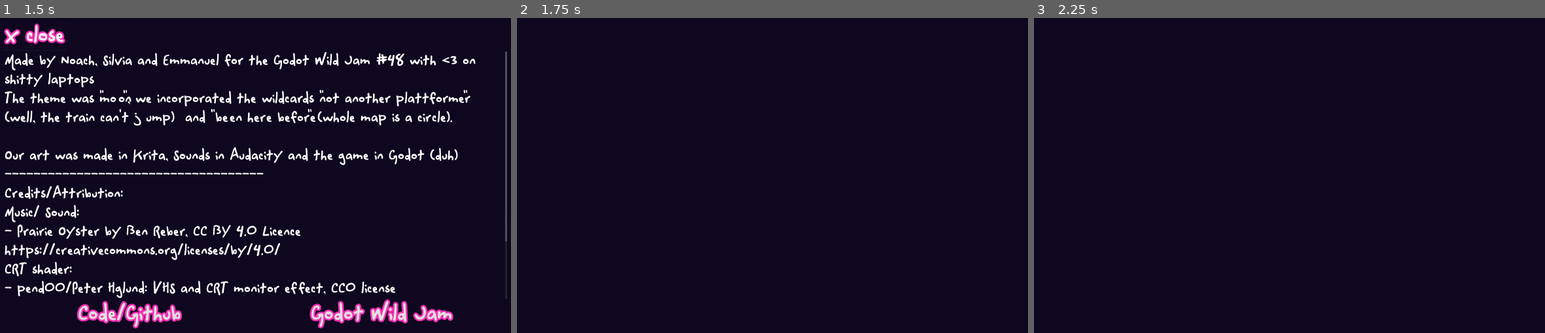
Above: before the commit, frames 1-3 (left to right).
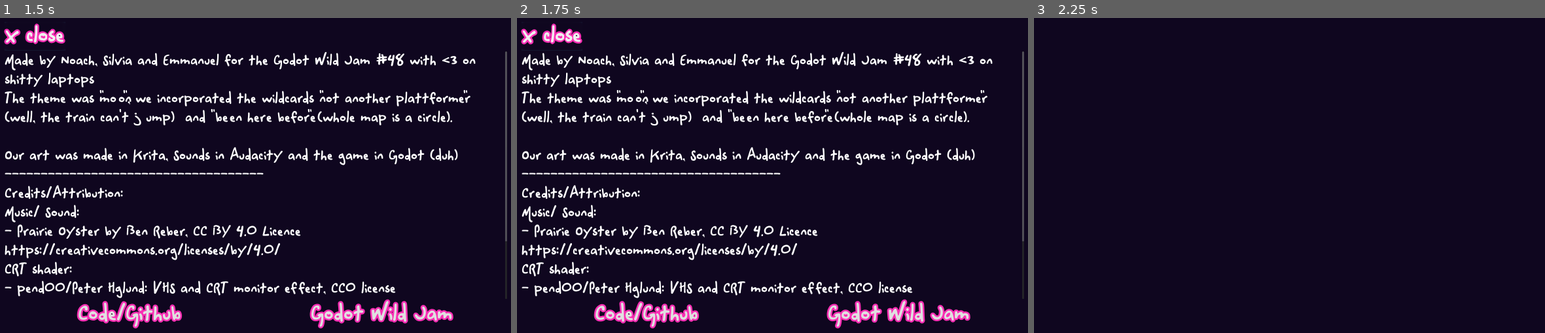
Above: after the commit, the same moments.

Repository: emmdie/MoonGame
Game: Godot game, scene res://scene/UI/aboutpage.tscn
Two runs of this game, one before a commit and one after it. Both use one fixed random seed, a clock stepped at 60 frames per second and the inputs below. This scene is started directly instead of the project's main scene.
Inputs (mouse positions are in pixels of both pictures, inside the frame that each line leads up to):
- Up to frame 1 (1.5 s): click "Godot Wild Jam" at 0.5 s; tap Enter (ui_accept) at 1.25 s; move the mouse to (373, 159) at 1.27 s; hold W (speed_up) from 1.28 s (still down); click (373, 159) at 1.35 s
- Up to frame 2 (1.75 s): keep holding W (speed_up); tap Enter (ui_accept) at 1.52 s
- Up to frame 3 (2.25 s): move the mouse to (1187, 191) at 2.02 s; release W (speed_up) at 2.03 s; hold Down (speed_down) from 2.03 s (still down); tap 1 (select_cart1) at 2.1 s

Frame 1 is identical in both runs. In frame 2, 11% of the frame differs, in the area x 0-100%, y 1-99%; in frame 3, nothing differs.

Commit message:
added audio

Diff:
--- a/GameOverScreen.gd
+++ b/GameOverScreen.gd
@@ -15,4 +15,6 @@
 
 
 func _on_return_pressed():
+	$ButtonClicked.play()
+	yield(get_tree().create_timer(0.15), "timeout")
 	emit_signal("restart")
--- a/GameOverScreen.tscn
+++ b/GameOverScreen.tscn
@@ -1,7 +1,8 @@
-[gd_scene load_steps=5 format=2]
+[gd_scene load_steps=6 format=2]
 
 [ext_resource path="res://assets/font/SpaceCowboy-6RXg.ttf" type="DynamicFontData" id=1]
 [ext_resource path="res://GameOverScreen.gd" type="Script" id=2]
+[ext_resource path="res://assets/soundEffects/MenuClick.wav" type="AudioStream" id=3]
 
 [sub_resource type="DynamicFont" id=7]
 size = 150
@@ -46,4 +47,8 @@
 text = "Return"
 flat = true
 
+[node name="ButtonClicked" type="AudioStreamPlayer" parent="."]
+pause_mode = 2
+stream = ExtResource( 3 )
+
 [connection signal="pressed" from="return" to="." method="_on_return_pressed"]
--- a/TrainControl.gd
+++ b/TrainControl.gd
@@ -11,11 +11,11 @@
 func _process(delta):
 	currentSpeed = updateCurrentSpeed(delta)
 	$RotationalCenter.rotation += currentSpeed * delta
+	$ChaftiChafti.pitch_scale = gear * 0.4
 	if (Input.is_action_just_pressed("speed_up")):
 		gearUp()
 	if(Input.is_action_just_pressed("speed_down")):
 		gearDown()
-
 	if(Input.is_action_just_pressed("select_cart1")):
 		if(cart1.enabled==true):
 			deselectAllCarts()
@@ -50,18 +50,20 @@
 	cart5.setEnabled(false)
 	deselectAllCarts()
 	cart1.select(true)
-
+	$ChaftiChafti.play()
 
 #takes -1 or 1 as parameter
 func gearDown():
 	if(!(gear==-3)):
 		gear = gear -1
 		emit_signal("gearChanged", gear)
+		$LeverChanged.play()
+
 func gearUp():
 	if(!(gear==3)):
 		gear=gear+1
+		$LeverChanged.play()
 	emit_signal("gearChanged", gear)
-
 
 func updateCurrentSpeed(delta):
 	var targetSpeed = gear*0.25
--- a/ZeppelinControll.gd
+++ b/ZeppelinControll.gd
@@ -13,8 +13,7 @@
 func start():
 	$SpawnTimer.start()
 
-func change_spawn_intervall(sec):
-	$SpawnTimer.wait_time = sec
+
 
 func _on_SpawnTimer_timeout():
 	var zeppellin = zeppelin_scene.instance()
--- /dev/null
+++ b/default_bus_layout.tres
@@ -0,0 +1,63 @@
+[gd_resource type="AudioBusLayout" format=2]
+
+[resource]
+bus/1/name = "Music"
+bus/1/solo = false
+bus/1/mute = false
+bus/1/bypass_fx = false
+bus/1/volume_db = -2.91905
+bus/1/send = "Master"
+bus/2/name = "Soundeffects"
+bus/2/solo = false
+bus/2/mute = false
+bus/2/bypass_fx = false
+bus/2/volume_db = 0.0
+bus/2/send = "Master"
+bus/3/name = "OutOfBullets"
+bus/3/solo = false
+bus/3/mute = false
+bus/3/bypass_fx = false
+bus/3/volume_db = 5.22674
+bus/3/send = "Soundeffects"
+bus/4/name = "Reloding"
+bus/4/solo = false
+bus/4/mute = false
+bus/4/bypass_fx = false
+bus/4/volume_db = -2.51026
+bus/4/send = "Soundeffects"
+bus/5/name = "RatDeath"
+bus/5/solo = false
+bus/5/mute = false
+bus/5/bypass_fx = false
+bus/5/volume_db = 5.82224
+bus/5/send = "Soundeffects"
+bus/6/name = "Rockets"
+bus/6/solo = false
+bus/6/mute = false
+bus/6/bypass_fx = false
+bus/6/volume_db = -3.54298
+bus/6/send = "Soundeffects"
+bus/7/name = "Bullets"
+bus/7/solo = false
+bus/7/mute = false
+bus/7/bypass_fx = false
+bus/7/volume_db = 3.2425
+bus/7/send = "Soundeffects"
+bus/8/name = "TrainHit"
+bus/8/solo = false
+bus/8/mute = false
+bus/8/bypass_fx = false
+bus/8/volume_db = 5.02676
+bus/8/send = "Soundeffects"
+bus/9/name = "MoonHit"
+bus/9/solo = false
+bus/9/mute = false
+bus/9/bypass_fx = false
+bus/9/volume_db = -5.04224
+bus/9/send = "Soundeffects"
+bus/10/name = "Train"
+bus/10/solo = false
+bus/10/mute = false
+bus/10/bypass_fx = false
+bus/10/volume_db = 0.0
+bus/10/send = "Soundeffects"
--- a/scene/Levels/Level.gd
+++ b/scene/Levels/Level.gd
@@ -48,6 +48,8 @@
 	get_tree().call_group("mice", "queue_free")
 	$GameOverScreen/GameOverScore.text = "Score: "+str(score)
 	$GameOverScreen.show()
+	$Music.stop()
+	$GameOverSound.play()
 	$UI/ScoreLabel.hide()
 	get_tree().paused = true
 
@@ -76,6 +78,7 @@
 	else:
 		moon_health -= 10
 		$UI/MoonHealthBar.value = moon_health
+		$MoonHit.play()
 
 
 
@@ -89,6 +92,7 @@
 
 
 func _on_TrainControl_train_damaged():
+	$RatHittingTrain.play()
 	if train_health == 0:
 		game_over()
 	else:
@@ -105,8 +109,8 @@
 	textbox.queue_text("Imagine a life without the moon... No more tides")
 	textbox.queue_text("Try moving it a bit with W/S or the arrow buttons")
 	updateCartLabels()
-	mouseTimer.paused = true
-	zeppelinTimer.paused = true
+	#mouseTimer.paused = true
+	#zeppelinTimer.paused = true
 
 
 
--- a/scene/Levels/Level.tscn
+++ b/scene/Levels/Level.tscn
@@ -21,6 +21,9 @@
 [ext_resource path="res://assets/art/UI/moonHealthBar/smallMoon.png" type="Texture" id=19]
 [ext_resource path="res://scene/UI/CartOverview.tscn" type="PackedScene" id=20]
 [ext_resource path="res://ZeppelinControll.tscn" type="PackedScene" id=21]
+[ext_resource path="res://assets/soundEffects/RatHittingTrain.wav" type="AudioStream" id=22]
+[ext_resource path="res://assets/soundEffects/ThisGameIsOver.wav" type="AudioStream" id=23]
+[ext_resource path="res://assets/soundEffects/mouseChomping.wav" type="AudioStream" id=24]
 
 [sub_resource type="Shader" id=4]
 code = "/*
@@ -396,13 +399,28 @@
 visible = false
 show_behind_parent = true
 
-[node name="AudioStreamPlayer" type="AudioStreamPlayer" parent="."]
-stream = ExtResource( 14 )
-autoplay = true
-
 [node name="Textbox" parent="." instance=ExtResource( 16 )]
 pause_mode = 2
 layer = -1
+
+[node name="RatHittingTrain" type="AudioStreamPlayer" parent="."]
+stream = ExtResource( 22 )
+bus = "TrainHit"
+
+[node name="Music" type="AudioStreamPlayer" parent="."]
+pause_mode = 2
+stream = ExtResource( 14 )
+autoplay = true
+bus = "Music"
+
+[node name="GameOverSound" type="AudioStreamPlayer" parent="."]
+pause_mode = 2
+stream = ExtResource( 23 )
+bus = "Music"
+
+[node name="MoonHit" type="AudioStreamPlayer" parent="."]
+stream = ExtResource( 24 )
+bus = "MoonHit"
 
 [connection signal="mouse_hit" from="Moon" to="." method="_on_Moon_mouse_hit"]
 [connection signal="TrainCart_weapon_shot_mouse" from="Moon/TrainControl" to="." method="_on_TrainControl_TrainCart_weapon_shot_mouse"]
--- a/scene/Train/TrainCart.tscn
+++ b/scene/Train/TrainCart.tscn
@@ -26,4 +26,5 @@
 [node name="AnimatedSprite" type="AnimatedSprite" parent="."]
 scale = Vector2( 0.25, 0.25 )
 frames = SubResource( 2 )
+frame = 1
 playing = true
--- a/scene/Train/TrainControl.tscn
+++ b/scene/Train/TrainControl.tscn
@@ -1,8 +1,10 @@
-[gd_scene load_steps=4 format=2]
+[gd_scene load_steps=6 format=2]
 
 [ext_resource path="res://TrainControl.gd" type="Script" id=1]
 [ext_resource path="res://scene/Train/locomotive.tscn" type="PackedScene" id=2]
 [ext_resource path="res://scene/Train/TrainCart.tscn" type="PackedScene" id=3]
+[ext_resource path="res://assets/soundEffects/SpeedLever.wav" type="AudioStream" id=4]
+[ext_resource path="res://assets/soundEffects/Train.wav" type="AudioStream" id=5]
 
 [node name="TrainControl" type="Node2D"]
 script = ExtResource( 1 )
@@ -33,8 +35,15 @@
 position = Vector2( -360, 80 )
 rotation = -1.79769
 
+[node name="LeverChanged" type="AudioStreamPlayer" parent="."]
+stream = ExtResource( 4 )
+
+[node name="ChaftiChafti" type="AudioStreamPlayer" parent="."]
+stream = ExtResource( 5 )
+bus = "Train"
+
+[connection signal="damaged" from="RotationalCenter/locomotive" to="." method="_on_TrainCart_cart_damaged"]
 [connection signal="damaged" from="RotationalCenter/locomotive" to="." method="_on_locomotive_damaged"]
-[connection signal="damaged" from="RotationalCenter/locomotive" to="." method="_on_TrainCart_cart_damaged"]
 [connection signal="cart_damaged" from="RotationalCenter/TrainCart1" to="." method="_on_TrainCart_cart_damaged"]
 [connection signal="weapon_hit_mouse" from="RotationalCenter/TrainCart1" to="." method="_on_TrainCart_weapon_hit_mouse"]
 [connection signal="cart_damaged" from="RotationalCenter/TrainCart2" to="." method="_on_TrainCart_cart_damaged"]
--- a/scene/Train/Turrets/Shooter/MineLauncher.tscn
+++ b/scene/Train/Turrets/Shooter/MineLauncher.tscn
@@ -1,9 +1,12 @@
-[gd_scene load_steps=6 format=2]
+[gd_scene load_steps=9 format=2]
 
 [ext_resource path="res://scene/Train/Turrets/Shooter/ShooterT1.gd" type="Script" id=1]
 [ext_resource path="res://scene/Train/Turrets/Shooter/Projectiles/Mine.tscn" type="PackedScene" id=2]
 [ext_resource path="res://assets/art/Train/Turrets/minebarrel.png" type="Texture" id=3]
 [ext_resource path="res://assets/art/Train/Turrets/mineLauncher.png" type="Texture" id=4]
+[ext_resource path="res://assets/soundEffects/NoAmmo.wav" type="AudioStream" id=5]
+[ext_resource path="res://assets/soundEffects/ReloadingAmmo.wav" type="AudioStream" id=6]
+[ext_resource path="res://assets/soundEffects/RatDeath.wav" type="AudioStream" id=7]
 
 [sub_resource type="CapsuleShape2D" id=1]
 radius = 25.9998
@@ -55,3 +58,15 @@
 position = Vector2( 2, 56 )
 rotation = 1.5708
 shape = SubResource( 1 )
+
+[node name="OutOfBullets" type="AudioStreamPlayer" parent="."]
+stream = ExtResource( 5 )
+bus = "OutOfBullets"
+
+[node name="Reloading" type="AudioStreamPlayer" parent="."]
+stream = ExtResource( 6 )
+bus = "Reloding"
+
+[node name="RatDeath" type="AudioStreamPlayer" parent="."]
+stream = ExtResource( 7 )
+bus = "RatDeath"
--- a/scene/Train/Turrets/Shooter/Projectiles/Bullet.gd
+++ b/scene/Train/Turrets/Shooter/Projectiles/Bullet.gd
@@ -12,11 +12,13 @@
 func _ready():
 	$VisibilityNotifier2D.connect("viewport_exited", self, "_on_VisibilityNotifier2D_viewport_exited")
 	connect("body_entered", self, "_on_Bullet_body_entered")
+	$ShotSound.play()
 
 func _on_Bullet_body_entered(body):
 	if body.is_in_group("mice"):
 		emit_signal("hit_mouse")
 		body.queue_free()
+		$MouseDeath.play()
 	queue_free()
 
 func _on_VisibilityNotifier2D_viewport_exited(_viewport):
--- a/scene/Train/Turrets/Shooter/Projectiles/Bullet.tscn
+++ b/scene/Train/Turrets/Shooter/Projectiles/Bullet.tscn
@@ -1,7 +1,9 @@
-[gd_scene load_steps=4 format=2]
+[gd_scene load_steps=6 format=2]
 
 [ext_resource path="res://scene/environment/icon.png" type="Texture" id=1]
 [ext_resource path="res://scene/Train/Turrets/Shooter/Projectiles/Bullet.gd" type="Script" id=2]
+[ext_resource path="res://assets/soundEffects/FireBullet.wav" type="AudioStream" id=3]
+[ext_resource path="res://assets/soundEffects/RatDeath.wav" type="AudioStream" id=4]
 
 [sub_resource type="RectangleShape2D" id=1]
 extents = Vector2( 7, 7 )
@@ -37,3 +39,10 @@
 spread = 43.35
 angular_velocity = -720.0
 scale_amount = 4.0
+
+[node name="ShotSound" type="AudioStreamPlayer" parent="."]
+stream = ExtResource( 3 )
+bus = "Bullets"
+
+[node name="MouseDeath" type="AudioStreamPlayer2D" parent="."]
+stream = ExtResource( 4 )
--- a/scene/Train/Turrets/Shooter/Projectiles/Mine.tscn
+++ b/scene/Train/Turrets/Shooter/Projectiles/Mine.tscn
@@ -1,7 +1,9 @@
-[gd_scene load_steps=4 format=2]
+[gd_scene load_steps=6 format=2]
 
 [ext_resource path="res://assets/art/Train/Turrets/bomb.png" type="Texture" id=1]
 [ext_resource path="res://scene/Train/Turrets/Shooter/Projectiles/Mine.gd" type="Script" id=2]
+[ext_resource path="res://assets/soundEffects/RatDeath.wav" type="AudioStream" id=3]
+[ext_resource path="res://assets/soundEffects/FireBullet.wav" type="AudioStream" id=4]
 
 [sub_resource type="RectangleShape2D" id=1]
 extents = Vector2( 12, 7 )
@@ -25,5 +27,11 @@
 
 [node name="Position2D2" type="Position2D" parent="."]
 
+[node name="MouseDeath" type="AudioStreamPlayer2D" parent="."]
+stream = ExtResource( 3 )
+
+[node name="ShotSound" type="AudioStreamPlayer" parent="."]
+stream = ExtResource( 4 )
+bus = "Bullets"
+
 [connection signal="body_entered" from="." to="." method="_on_Rocket_body_entered"]
-[connection signal="viewport_entered" from="VisibilityNotifier2D" to="." method="_on_VisibilityNotifier2D_viewport_entered"]
--- a/scene/Train/Turrets/Shooter/Projectiles/rocket.tscn
+++ b/scene/Train/Turrets/Shooter/Projectiles/rocket.tscn
@@ -1,7 +1,9 @@
-[gd_scene load_steps=4 format=2]
+[gd_scene load_steps=6 format=2]
 
 [ext_resource path="res://assets/art/Train/Turrets/rocket.png" type="Texture" id=1]
 [ext_resource path="res://scene/Train/Turrets/Shooter/Projectiles/rocket.gd" type="Script" id=2]
+[ext_resource path="res://assets/soundEffects/FireRocket.wav" type="AudioStream" id=3]
+[ext_resource path="res://assets/soundEffects/RatDeath.wav" type="AudioStream" id=4]
 
 [sub_resource type="RectangleShape2D" id=1]
 extents = Vector2( 12, 7 )
@@ -41,3 +43,10 @@
 initial_velocity = 321.1
 scale_amount = 8.0
 color = Color( 1, 0.760784, 0.235294, 1 )
+
+[node name="ShotSound" type="AudioStreamPlayer" parent="."]
+stream = ExtResource( 3 )
+bus = "Rockets"
+
+[node name="MouseDeath" type="AudioStreamPlayer2D" parent="."]
+stream = ExtResource( 4 )
--- a/scene/Train/Turrets/Shooter/ShooterT1.tscn
+++ b/scene/Train/Turrets/Shooter/ShooterT1.tscn
@@ -1,17 +1,20 @@
-[gd_scene load_steps=6 format=2]
+[gd_scene load_steps=9 format=2]
 
-[ext_resource path="res://scene/Train/Turrets/Shooter/ShooterT1.gd" type="Script" id=1]
-[ext_resource path="res://scene/Train/Turrets/Shooter/Projectiles/Bullet.tscn" type="PackedScene" id=2]
+[ext_resource path="res://scene/Train/Turrets/Shooter/Projectiles/Bullet.tscn" type="PackedScene" id=1]
+[ext_resource path="res://scene/Train/Turrets/Shooter/ShooterT1.gd" type="Script" id=2]
 [ext_resource path="res://assets/art/Train/Turrets/Turretbarrel.png" type="Texture" id=3]
 [ext_resource path="res://assets/art/Train/Turrets/turretbase.png" type="Texture" id=4]
+[ext_resource path="res://assets/soundEffects/NoAmmo.wav" type="AudioStream" id=5]
+[ext_resource path="res://assets/soundEffects/ReloadingAmmo.wav" type="AudioStream" id=6]
+[ext_resource path="res://assets/soundEffects/RatDeath.wav" type="AudioStream" id=7]
 
 [sub_resource type="CapsuleShape2D" id=1]
 radius = 20.0
 height = 40.0
 
 [node name="Node2D" type="Node2D"]
-script = ExtResource( 1 )
-Bullet = ExtResource( 2 )
+script = ExtResource( 2 )
+Bullet = ExtResource( 1 )
 
 [node name="Base" type="Sprite" parent="."]
 scale = Vector2( 0.3, 0.3 )
@@ -50,3 +53,15 @@
 position = Vector2( 0, 20 )
 rotation = 1.5708
 shape = SubResource( 1 )
+
+[node name="OutOfBullets" type="AudioStreamPlayer" parent="."]
+stream = ExtResource( 5 )
+bus = "OutOfBullets"
+
+[node name="Reloading" type="AudioStreamPlayer" parent="."]
+stream = ExtResource( 6 )
+bus = "Reloding"
+
+[node name="RatDeath" type="AudioStreamPlayer" parent="."]
+stream = ExtResource( 7 )
+bus = "RatDeath"
--- a/scene/Train/Turrets/Shooter/rocketlauncherT1.tscn
+++ b/scene/Train/Turrets/Shooter/rocketlauncherT1.tscn
@@ -1,9 +1,12 @@
-[gd_scene load_steps=6 format=2]
+[gd_scene load_steps=9 format=2]
 
 [ext_resource path="res://assets/art/Train/Turrets/rocket.png" type="Texture" id=1]
 [ext_resource path="res://assets/art/Train/Turrets/base2.kra.png" type="Texture" id=2]
 [ext_resource path="res://scene/Train/Turrets/Shooter/rocketlauncherT1.gd" type="Script" id=3]
 [ext_resource path="res://scene/Train/Turrets/Shooter/Projectiles/rocket.tscn" type="PackedScene" id=4]
+[ext_resource path="res://assets/soundEffects/NoAmmo.wav" type="AudioStream" id=5]
+[ext_resource path="res://assets/soundEffects/ReloadingAmmo.wav" type="AudioStream" id=6]
+[ext_resource path="res://assets/soundEffects/RatDeath.wav" type="AudioStream" id=7]
 
 [sub_resource type="CapsuleShape2D" id=1]
 radius = 49.9999
@@ -56,3 +59,15 @@
 position = Vector2( 0, 16.6667 )
 rotation = 1.5708
 shape = SubResource( 1 )
+
+[node name="OutOfBullets" type="AudioStreamPlayer" parent="."]
+stream = ExtResource( 5 )
+bus = "OutOfBullets"
+
+[node name="Reloading" type="AudioStreamPlayer" parent="."]
+stream = ExtResource( 6 )
+bus = "Reloding"
+
+[node name="RatDeath" type="AudioStreamPlayer" parent="."]
+stream = ExtResource( 7 )
+bus = "RatDeath"
--- a/scene/Train/Turrets/Turrets.gd
+++ b/scene/Train/Turrets/Turrets.gd
@@ -44,8 +44,11 @@
 		ammo =ammo- 1
 		if (ammo == 0&&!reloading):
 			reload()
+	else:
+		$OutOfBullets.play()
 
 func _on_Bullet_hit_mouse():
+	$RatDeath.play()
 	emit_signal("shot_mouse")
 
 func _on_Hitbox_body_entered(body):
@@ -58,6 +61,7 @@
 	selected = boolean
 
 func reload():
+	$Reloading.play()
 	reloading = true
 	var t = Timer.new()
 	t.set_wait_time(3)
--- a/scene/UI/MainMenu.gd
+++ b/scene/UI/MainMenu.gd
@@ -8,18 +8,22 @@
 	get_tree().paused = false
 
 func _on_ExitButton_pressed():
+	$ButtonClicked.play()
 	get_tree().quit()
 
 
 func _on_PlayButton_pressed():
+	$ButtonClicked.play()
 	get_tree().change_scene("res://scene/Levels/Level.tscn")
 
 
 func _on_AboutButton_pressed():
+	$ButtonClicked.play()
 	var aboutInstance = aboutScene.instance()
 	add_child(aboutInstance)
 
 
 func _on_SettingsButton_pressed():
+	$ButtonClicked.play()
 	var settingsInstance = settingsScene.instance()
 	add_child(settingsInstance)
--- a/scene/UI/MainMenu.tscn
+++ b/scene/UI/MainMenu.tscn
@@ -9,6 +9,7 @@
 [ext_resource path="res://scene/Train/locomotive.tscn" type="PackedScene" id=7]
 [ext_resource path="res://scene/Moons/Moon.tscn" type="PackedScene" id=8]
 [ext_resource path="res://assets/art/UI/GWJ-Full-Logo-noBG.svg" type="Texture" id=9]
+[ext_resource path="res://assets/soundEffects/MenuClick.wav" type="AudioStream" id=10]
 
 [sub_resource type="Shader" id=4]
 code = "/*
@@ -371,6 +372,10 @@
 text = "Quit"
 flat = true
 
+[node name="ButtonClicked" type="AudioStreamPlayer" parent="."]
+pause_mode = 2
+stream = ExtResource( 10 )
+
 [connection signal="pressed" from="VBoxContainer/PlayButton" to="." method="_on_PlayButton_pressed"]
 [connection signal="pressed" from="VBoxContainer/SettingsButton" to="." method="_on_SettingsButton_pressed"]
 [connection signal="pressed" from="VBoxContainer/AboutButton" to="." method="_on_AboutButton_pressed"]
--- a/scene/UI/about page.gd
+++ b/scene/UI/about page.gd
@@ -1,10 +1,16 @@
 extends ColorRect
 
 func _on_Github_pressed():
+	$ButtonClicked.play()
+	yield(get_tree().create_timer(0.15), "timeout")
 	OS.shell_open("https://github.com/emmdie/MoonGame")
 
 func _on_Jam_pressed():
+	$ButtonClicked.play()
+	yield(get_tree().create_timer(0.15), "timeout")
 	OS.shell_open("https://godotwildjam.com/")
 
 func _on_close_pressed():
+	$ButtonClicked.play()
+	yield(get_tree().create_timer(0.15), "timeout")
 	queue_free()
--- a/scene/UI/aboutpage.tscn
+++ b/scene/UI/aboutpage.tscn
@@ -1,7 +1,8 @@
-[gd_scene load_steps=5 format=2]
+[gd_scene load_steps=6 format=2]
 
 [ext_resource path="res://assets/font/SpaceCowboy-6RXg.ttf" type="DynamicFontData" id=1]
 [ext_resource path="res://scene/UI/about page.gd" type="Script" id=2]
+[ext_resource path="res://assets/soundEffects/MenuClick.wav" type="AudioStream" id=3]
 
 [sub_resource type="DynamicFont" id=8]
 size = 120
@@ -86,6 +87,9 @@
 text = "Godot Wild Jam"
 flat = true
 
+[node name="ButtonClicked" type="AudioStreamPlayer" parent="."]
+stream = ExtResource( 3 )
+
 [connection signal="pressed" from="VBoxContainer/close" to="." method="_on_close_pressed"]
 [connection signal="pressed" from="VBoxContainer/HBoxContainer/VBoxContainer/Github" to="." method="_on_Github_pressed"]
 [connection signal="pressed" from="VBoxContainer/HBoxContainer/VBoxContainer/Jam" to="." method="_on_Jam_pressed"]
--- a/scene/UI/settings.gd
+++ b/scene/UI/settings.gd
@@ -5,7 +5,10 @@
 
 func _on_close_pressed():
 	get_tree().paused = false
+	$ButtonClicked.play()
+	yield(get_tree().create_timer(0.15), "timeout")
 	queue_free()
 
 func _on_Button_pressed():
+	$ButtonClicked.play()
 	OS.set_window_fullscreen(!OS.window_fullscreen)
--- a/scene/UI/settings.tscn
+++ b/scene/UI/settings.tscn
@@ -1,8 +1,9 @@
-[gd_scene load_steps=5 format=2]
+[gd_scene load_steps=6 format=2]
 
 [ext_resource path="res://assets/font/SpaceCowboy-6RXg.ttf" type="DynamicFontData" id=1]
 [ext_resource path="res://scene/UI/settings.gd" type="Script" id=2]
 [ext_resource path="res://theme.tres" type="Theme" id=3]
+[ext_resource path="res://assets/soundEffects/MenuClick.wav" type="AudioStream" id=4]
 
 [sub_resource type="DynamicFont" id=1]
 size = 120
@@ -42,5 +43,8 @@
 text = "Fullscreen toggle"
 flat = true
 
+[node name="ButtonClicked" type="AudioStreamPlayer" parent="."]
+stream = ExtResource( 4 )
+
 [connection signal="pressed" from="VBoxContainer/close" to="." method="_on_close_pressed"]
 [connection signal="toggled" from="VBoxContainer/Fullscreen" to="." method="_on_Button_toggled"]
Not shown, removed: assets/soundEffects/Cloud Click.wav.import
Not shown, added: assets/soundEffects/MenuClick.wav.import
Not shown, added: assets/soundEffects/mouseChomping.wav.import
Not shown: 1 places in scene/Levels/Level.tscn that only renumber resources
Not shown: 1 places in scene/UI/MainMenu.tscn that only renumber resources
Not shown, removed: assets/soundEffects/Cloud Click.wav
Not shown, added: assets/soundEffects/MenuClick.wav
Not shown, added: assets/soundEffects/mouseChomping.wav
